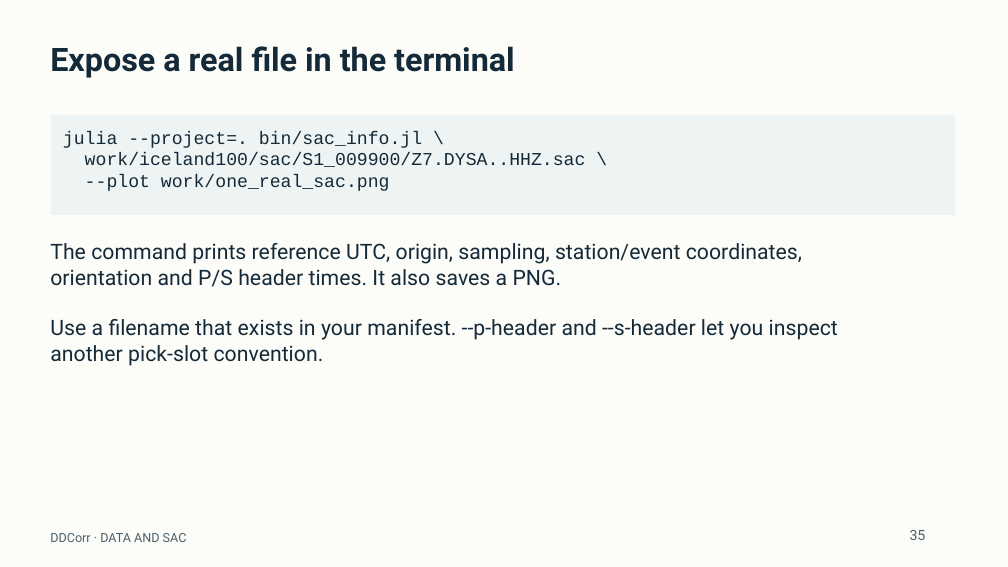
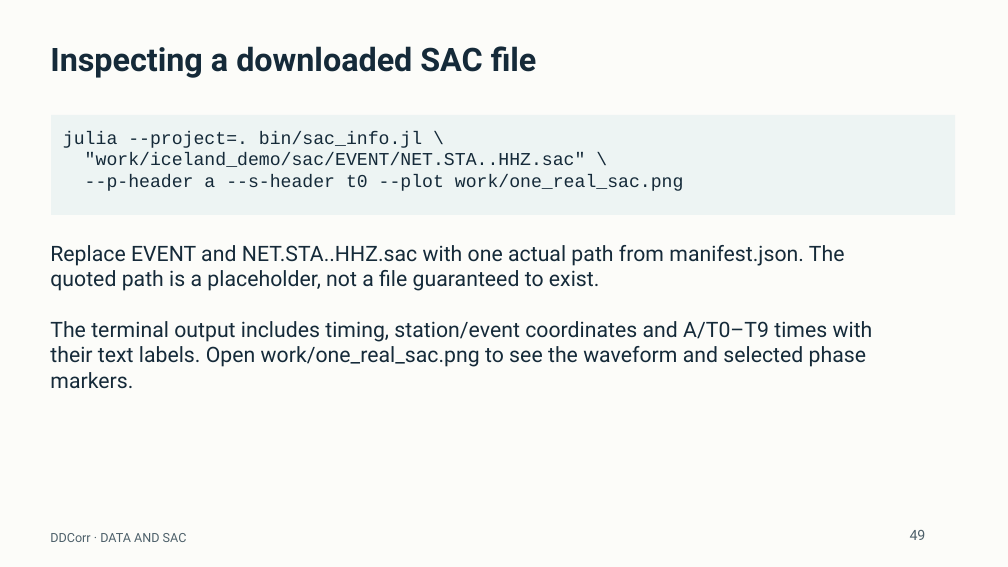
Before and after one commit to eliasrh/DDCorr.jl, a slide deck: slide 49 of teaching/DDCorr_minicourse.pptx (slide 35 before the commit). Drawn at 1008x567 pixels with LibreOffice and Linux fonts; fonts in the diff are those of the drawing. Boxes give left, top, right and bottom in pixels: in the first picture for what was removed or moved away, otherwise in the second. Text is boxed around its words. In the diff, an @@ line names an element or a change of style, - is before the commit and + after.

Commit message:
Revise student walkthrough with visual location context and explicit Python commands
Add editable ray-path and workflow diagrams, explain output formats and event indices, and make parameter experiments repeatable. Use the virtual environment executable in every acquisition command, add a small five-event download and Windows instructions, and clear synthetic selections before real processing. Add actionable dependency errors and a regression test.

```diff
--- a/teaching/DDCorr_minicourse.pptx
+++ b/teaching/DDCorr_minicourse.pptx
@@ text at (50,46,537,78): text changed @@
-Expose a real file in the terminal
+Inspecting a downloaded SAC file
@@ text at (85,153,684,191): text changed @@
-work/iceland100/sac/S1_009900/Z7.DYSA..HHZ.sac \
---plot work/one_real_sac.png
+"work/iceland_demo/sac/EVENT/NET.STA..HHZ.sac" \
+--p-header a --s-header t0 --plot work/one_real_sac.png
@@ text at (50,245,845,291): text changed @@
-The command prints reference UTC, origin, sampling, station/event coordinates,
-orientation and P/S header times. It also saves a PNG.
+Replace EVENT and NET.STA..HHZ.sac with one actual path from manifest.json. The
+quoted path is a placeholder, not a file guaranteed to exist.
@@ text at (50,321,873,388): text changed @@
-Use a filename that exists in your manifest. --p-header and --s-header let you inspect
-another pick-slot convention.
+The terminal output includes timing, station/event coordinates and A/T0–T9 times with
+their text labels. Open work/one_real_sac.png to see the waveform and selected phase
+markers.
@@ text at (910,530,926,540): text changed @@
-35
+49
```
Also in this commit, not shown: 67 other slides changed, 32 slides added, 16 slides removed, 22 other files.
